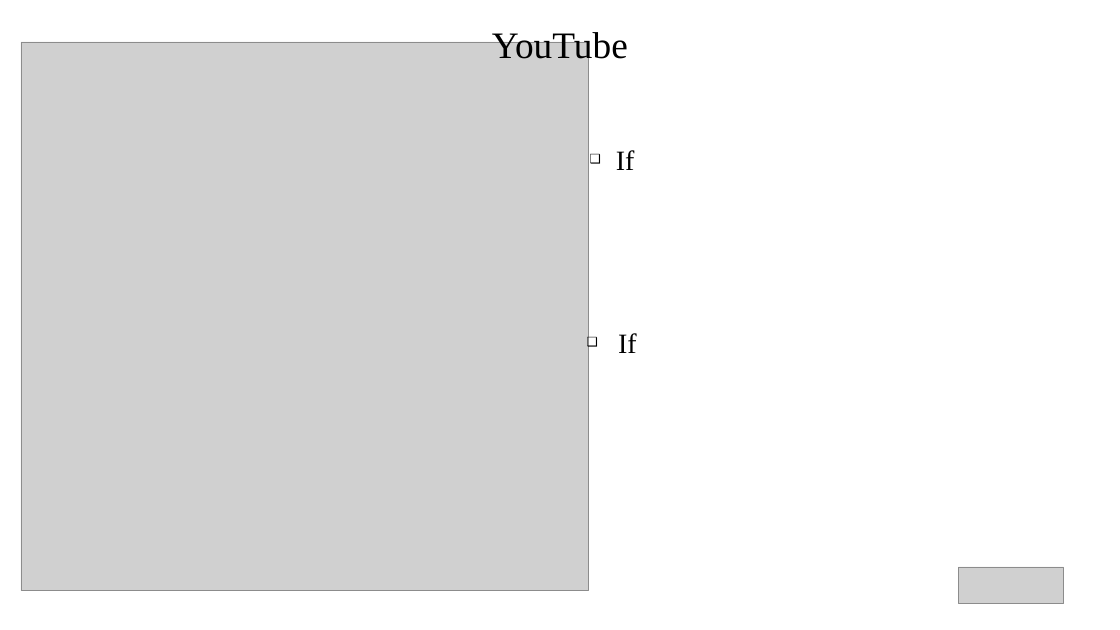
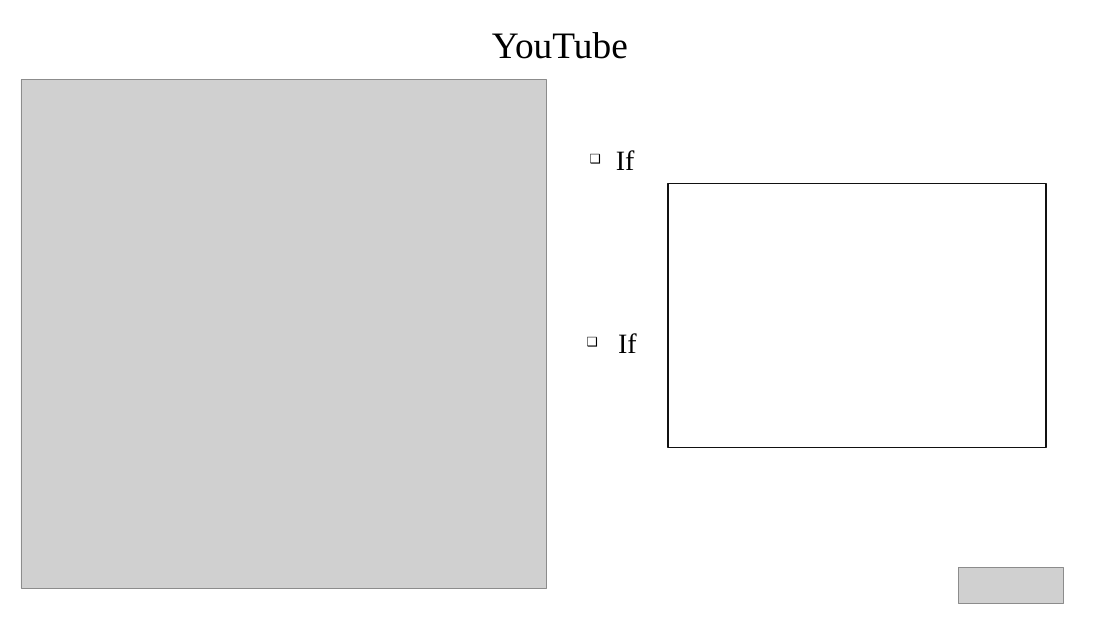
Before and after one commit to DavidRach/CytometryIn_Bioc2026, a slide deck: slide 11 of DavidRach_CytometryInR_BioC2026.pptx (slide 10 before the commit). Drawn at 1120x630 pixels with LibreOffice and Linux fonts; fonts in the diff are those of the drawing; grey boxes stand for pictures. Boxes give left, top, right and bottom in pixels: in the first picture for what was removed or moved away, otherwise in the second. Text is boxed around its words. In the diff, an @@ line names an element or a change of style, - is before the commit and + after.

```diff
--- a/DavidRach_CytometryInR_BioC2026.pptx
+++ b/DavidRach_CytometryInR_BioC2026.pptx
@@ picture: place and size @@
-picture at bbox=[21, 42, 588, 591]
+picture at bbox=[21, 80, 546, 588]
@@ rectangle added at bbox=[668, 183, 1046, 448], fill #FFFFFF, outline #111111 1.45 pt @@
```
Also in this commit, not shown: 9 other slides changed, 11 slides added, 10 slides removed, 1 other file.
